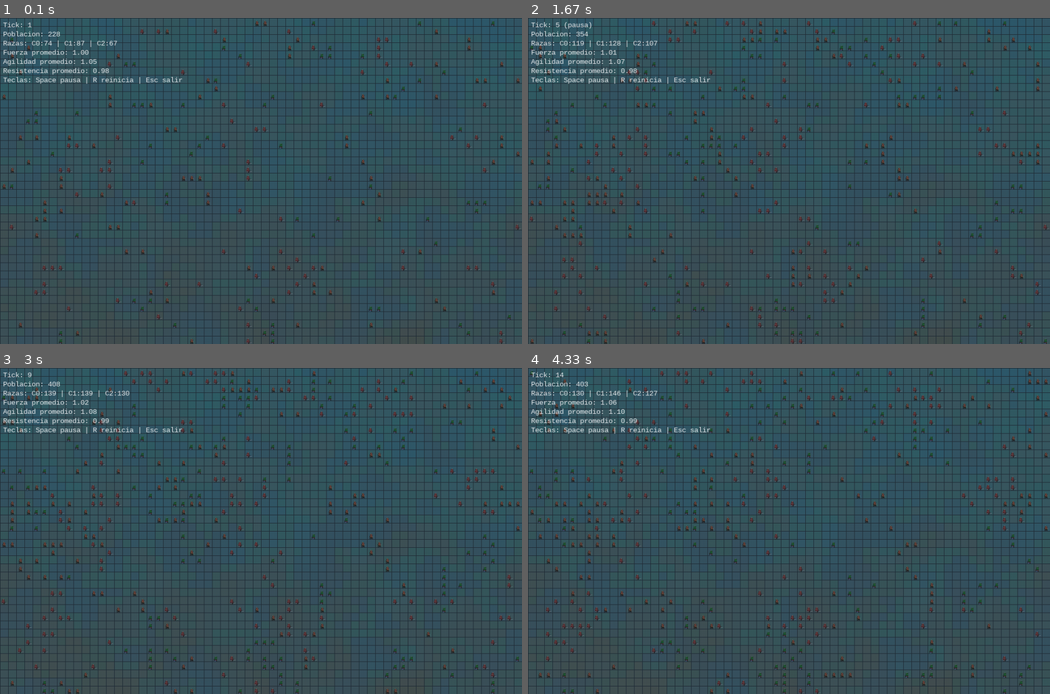
Above: before the commit, frames 1-4 (two rows, left to right).
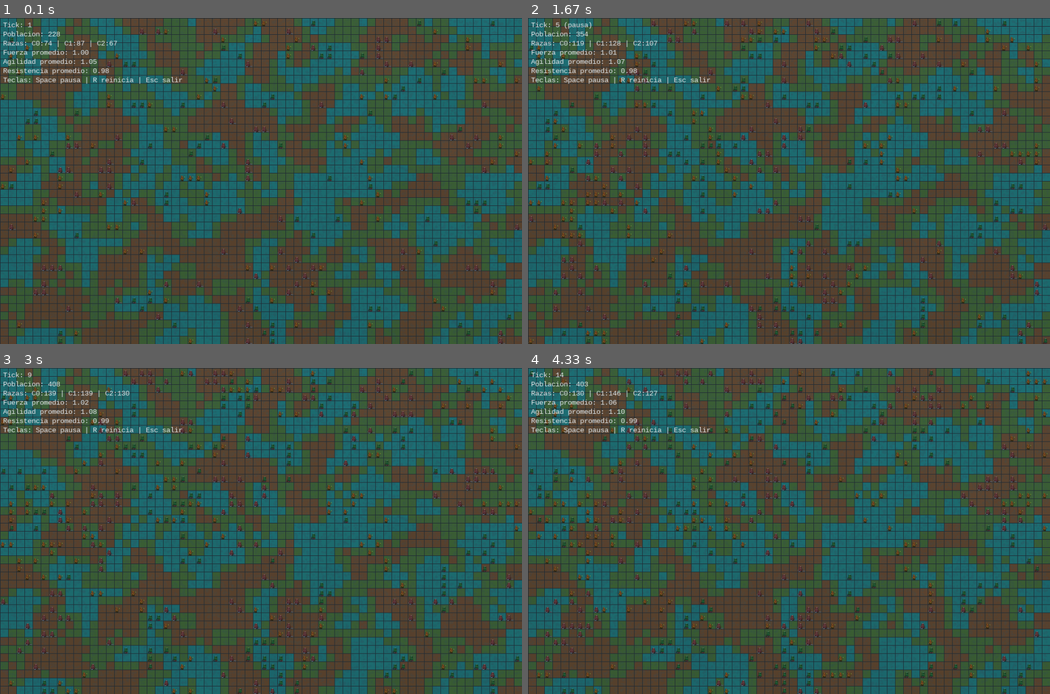
Above: after the commit, the same moments.

Repository: LipezJ/orc-life-game
Game: pygame game, started from src/orc_automata/main.py
Two runs of this game, one before a commit and one after it. Both use one fixed random seed, a clock stepped at 60 frames per second and the inputs below.
Inputs:
- Up to frame 1 (0.1 s): no input
- Up to frame 2 (1.67 s): tap Space at 0.33, 0.73, 1.23 s
- Up to frame 3 (3 s): tap Space at 1.67, 2.17, 2.73 s
- Up to frame 4 (4.33 s): tap Space at 3.22, 3.7, 4.18 s

The runs differ from the first frame. In frame 1, 65% of the frame differs, in the area x 0-100%, y 0-100%; in frame 2, 64%; in frame 3, 64%; in frame 4, 64%.

Commit message:
update colors for cells and orc2

Diff:
--- a/src/orc_automata/rendering/colors.py
+++ b/src/orc_automata/rendering/colors.py
@@ -14,6 +14,11 @@
     (30, 10, 0),   # biome 0 slight reddish
     (0, 25, 5),    # biome 1 slight green
     (0, 5, 30),    # biome 2 slight blue
+]
+BIOME_BASE: list[Color] = [
+    (132, 102, 74),  # tierra
+    (90, 138, 82),   # pasto
+    (46, 160, 164),  # agua/humedo
 ]
 
 
@@ -63,3 +68,13 @@
 def blend_biome(base: Color, biome: int, strength: float = 0.18) -> Color:
     tint = BIOME_TINTS[biome % len(BIOME_TINTS)]
     return _lerp(base, tint, strength)
+
+
+def color_for_cell(biome: int, humidity: float) -> Color:
+    base = BIOME_BASE[biome % len(BIOME_BASE)]
+    light = _clamp(0.6 + humidity * 0.25, 0.5, 0.95)
+    return (
+        int(base[0] * light),
+        int(base[1] * light),
+        int(base[2] * light),
+    )
--- a/src/orc_automata/rendering/pygame_renderer.py
+++ b/src/orc_automata/rendering/pygame_renderer.py
@@ -1,5 +1,6 @@
 from __future__ import annotations
 
+import random
 from importlib import resources
 from pathlib import Path
 from typing import List, Optional
@@ -8,7 +9,7 @@
 
 from ..config import SimulationSettings
 from ..simulation import Simulation
-from .colors import DEEP_BG, GRID, HUD, blend_biome, color_for_humidity, color_for_orc
+from .colors import DEEP_BG, GRID, HUD, blend_biome, color_for_cell, color_for_humidity, color_for_orc
 
 
 class PygameRenderer:
@@ -23,6 +24,7 @@
         pygame.display.set_caption("Orcos - Automata Celular")
         self.font = pygame.font.SysFont("consolas", 16)
         self.running = True
+        self._noise_rng = random.Random(42)
         self.sprites = self._load_sprites()
 
     def handle_events(self) -> dict:
@@ -60,6 +62,8 @@
             fallback = pygame.Surface((self.cell_size, self.cell_size), pygame.SRCALPHA)
             fallback.fill((200, 80, 80))
             sprites.append(fallback)
+        if len(sprites) >= 2:
+            sprites[1] = self._tint_sprite(sprites[1], (255, 240, 150))
         return sprites
 
     def _load_resource_sprite(self, filename: str) -> Optional[pygame.Surface]:
@@ -86,14 +90,16 @@
         frame_width = max(1, sprite.get_width() // frames)
         frame_rect = pygame.Rect(0, 0, frame_width, sprite.get_height())
         first_frame = sprite.subsurface(frame_rect).copy()
-        return pygame.transform.smoothscale(first_frame, (self.cell_size, self.cell_size))
+        size = max(1, int(self.cell_size * 1.3))
+        scaled = pygame.transform.smoothscale(first_frame, (size, size))
+        return scaled
 
     def _draw_environment(self, simulation: Simulation) -> None:
         for y in range(self.settings.grid_height):
             for x in range(self.settings.grid_width):
                 humidity = simulation.environment.humidity_at(x, y)
                 biome = simulation.environment.biome_at(x, y)
-                color = blend_biome(color_for_humidity(humidity), biome)
+                color = blend_biome(color_for_cell(biome, humidity), biome, strength=0.08)
                 rect = pygame.Rect(
                     x * self.cell_size,
                     y * self.cell_size,
@@ -101,6 +107,7 @@
                     self.cell_size,
                 )
                 self.screen.fill(color, rect)
+                self._draw_cell_noise(x, y, biome)
 
     def _draw_grid(self) -> None:
         for x in range(0, self.width_px, self.cell_size):
@@ -115,7 +122,11 @@
             pos = (x * self.cell_size + margin, y * self.cell_size + margin)
             sprite = self._sprite_for_orc(orc)
             if sprite is not None:
-                self.screen.blit(sprite, pos)
+                cell_surface = pygame.Surface((self.cell_size, self.cell_size), pygame.SRCALPHA)
+                rect = sprite.get_rect()
+                rect.center = (self.cell_size // 2, self.cell_size // 2)
+                cell_surface.blit(sprite, rect)
+                self.screen.blit(cell_surface, (x * self.cell_size, y * self.cell_size))
             else:
                 rect = pygame.Rect(
                     pos[0],
@@ -147,3 +158,24 @@
         if not self.sprites:
             return None
         return self.sprites[orc.kind % len(self.sprites)]
+
+    def _draw_cell_noise(self, x: int, y: int, biome: int) -> None:
+        rng = random.Random((x * 73856093) ^ (y * 19349663) ^ (biome * 83492791))
+        overlay = pygame.Surface((self.cell_size, self.cell_size), pygame.SRCALPHA)
+        blotches = rng.randint(3, 6)
+        for _ in range(blotches):
+            r = max(2, self.cell_size // 6 + rng.randint(-1, 1))
+            cx = rng.randint(r, self.cell_size - r)
+            cy = rng.randint(r, self.cell_size - r)
+            alpha = rng.randint(40, 70)
+            # Subtle darker blotches per biome.
+            blot_color = blend_biome(color_for_humidity(0.5), biome, strength=0.25)
+            color = (blot_color[0], blot_color[1], blot_color[2], alpha)
+            pygame.draw.circle(overlay, color, (cx, cy), r)
+        self.screen.blit(overlay, (x * self.cell_size, y * self.cell_size))
+
+    def _tint_sprite(self, sprite: pygame.Surface, rgb: tuple[int, int, int]) -> pygame.Surface:
+        tinted = sprite.copy()
+        tinted.fill(rgb + (0,), special_flags=pygame.BLEND_RGB_MULT)
+        tinted.fill((15, 12, 0, 0), special_flags=pygame.BLEND_RGB_ADD)
+        return tinted
Binary file changed: src/orc_automata/assets/orc2.png
